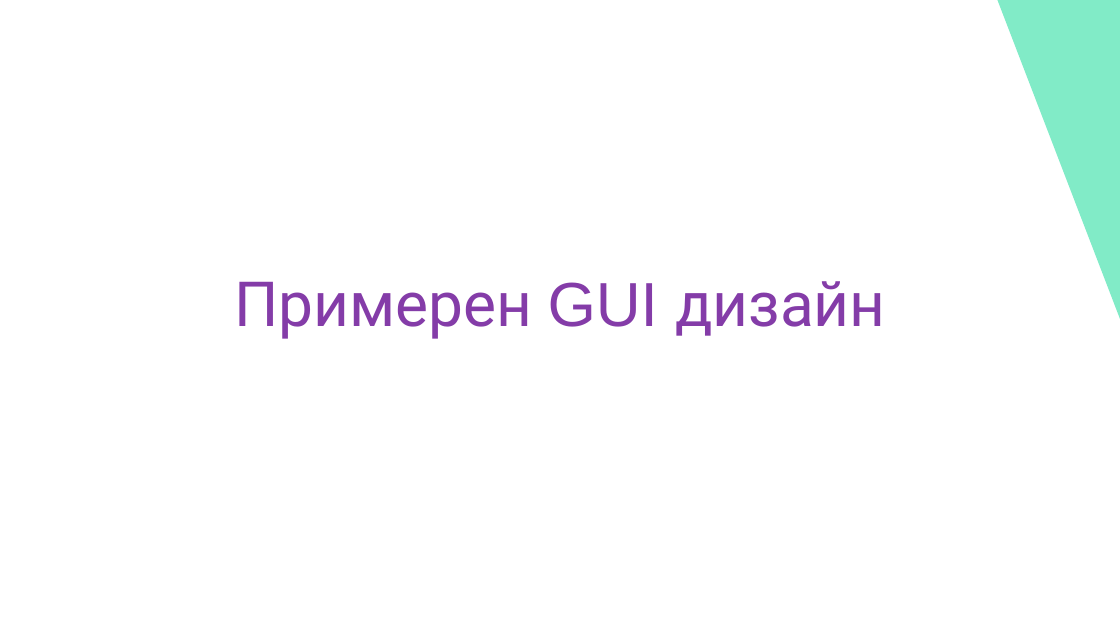
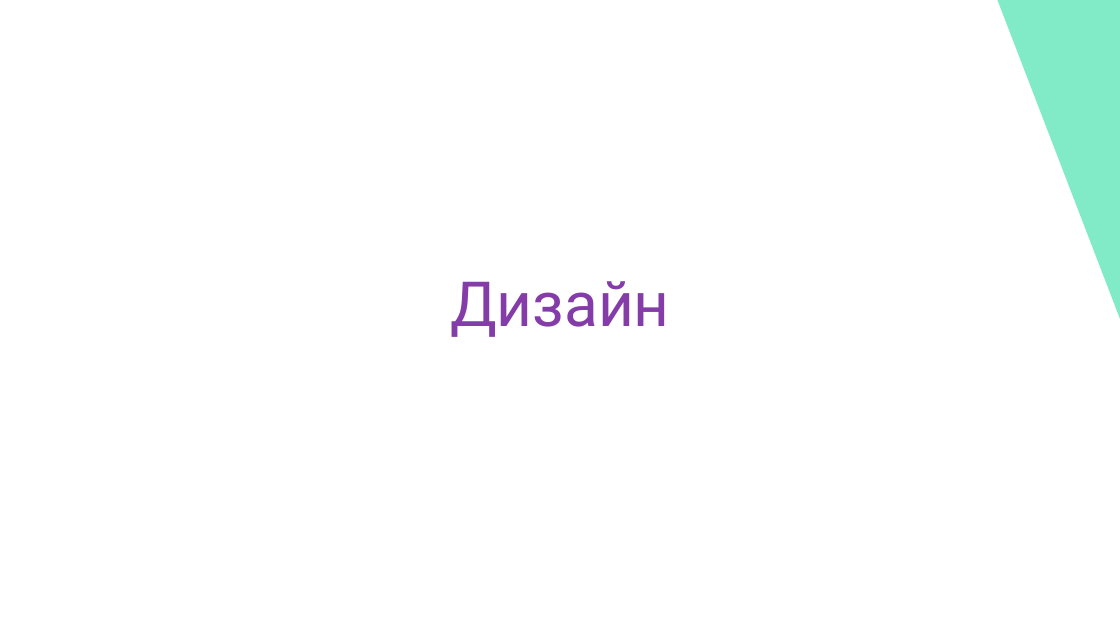
Before and after one commit to codingburgas/2223-otj-11-project-repo-csharp-ASStaykova19, a slide deck: slide 3 of Documents/Идея Практика Проект.pptx (slide 7 before the commit). Drawn at 1120x630 pixels with LibreOffice and Linux fonts; fonts in the diff are those of the drawing; background and template pictures are left out. Boxes give left, top, right and bottom in pixels: in the first picture for what was removed or moved away, otherwise in the second. Text is boxed around its words. In the diff, an @@ line names an element or a change of style, - is before the commit and + after.

Commit message:
Update presentation

```diff
--- a/Documents/Идея Практика Проект.pptx
+++ b/Documents/Идея Практика Проект.pptx
@@ title at [450,281,670,337]: text changed @@
-Примерен GUI дизайн
+Дизайн
```
Also in this commit, not shown: 4 other slides changed, 2 slides added, 1 slide removed.
